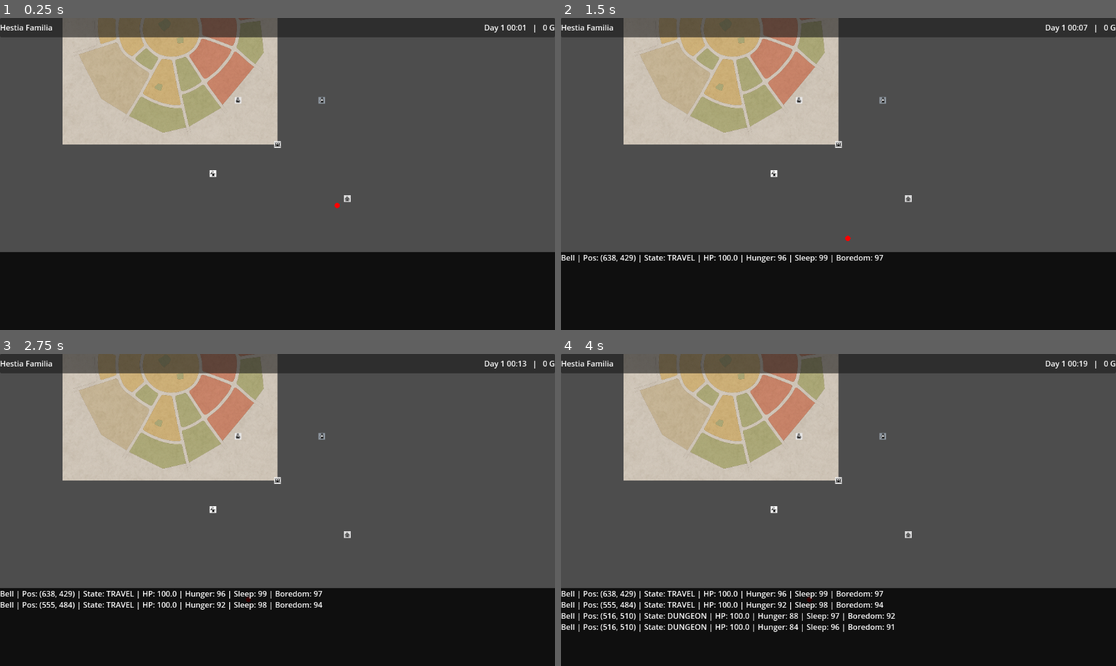
Above: before the commit, frames 1-4 (two rows, left to right).
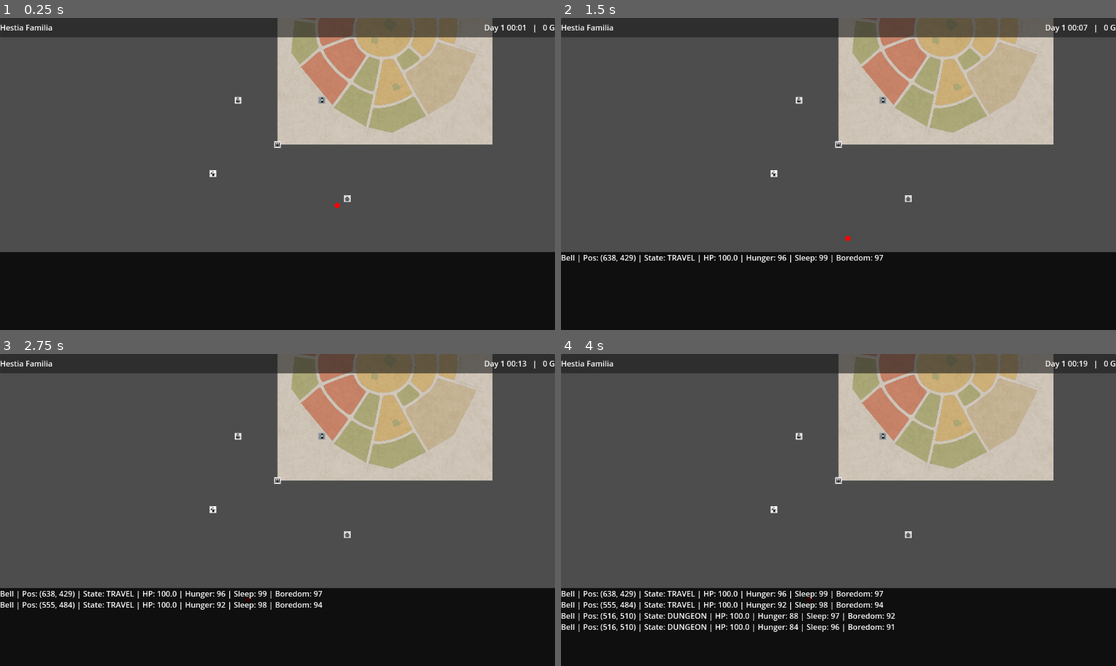
Above: after the commit, the same moments.

Repository: Elthial/AdventurerGD4Experiment
Game: Godot game, scene res://scenes/city_scene.tscn
Two runs of this game, one before a commit and one after it. Both use one fixed random seed, a clock stepped at 60 frames per second and the inputs below.
Inputs (mouse positions are in pixels of both pictures, inside the frame that each line leads up to):
- Up to frame 1 (0.25 s): no input
- Up to frame 2 (1.5 s): tap Enter at 0.5 s; move the mouse to (910, 198) at 0.52 s; click (910, 198) at 0.67 s; move the mouse to (838, 145) at 1.27 s; click (838, 145) at 1.42 s
- Up to frame 3 (2.75 s): move the mouse to (238, 435) at 2.02 s; click (238, 435) at 2.17 s
- Up to frame 4 (4 s): tap Space at 2.75 s; move the mouse to (771, 510) at 2.77 s; click (771, 510) at 2.92 s; tap Enter at 3.5 s; move the mouse to (882, 435) at 3.52 s; click (882, 435) at 3.67 s

The runs differ from the first frame. In frame 1, 31% of the frame differs, in the area x 11-89%, y 0-41%; in frame 2, 31%; in frame 3, 31%; in frame 4, 31%.

Commit message:
Horizontally flip the map sprite and reposition to align top-right origin

Diff:
--- a/scripts/city_scene.gd
+++ b/scripts/city_scene.gd
@@ -129,6 +129,13 @@
     if map_sprite:
         map_sprite.get_parent().remove_child(map_sprite)
         map_container.add_child(map_sprite)
+        # Flip the map horizontally so that the coordinate system's
+        # origin (0,0) corresponds to the top‑right of the map image.
+        # Sprite2D provides a flip_h property which mirrors the texture
+        # around its origin.  After flipping, we shift the sprite by
+        # its width so that the right edge aligns with x=0.
+        map_sprite.flip_h = true
+        map_sprite.position.x = map_sprite.texture.get_size().x
     if adv_container:
         adv_container.get_parent().remove_child(adv_container)
         map_container.add_child(adv_container)
